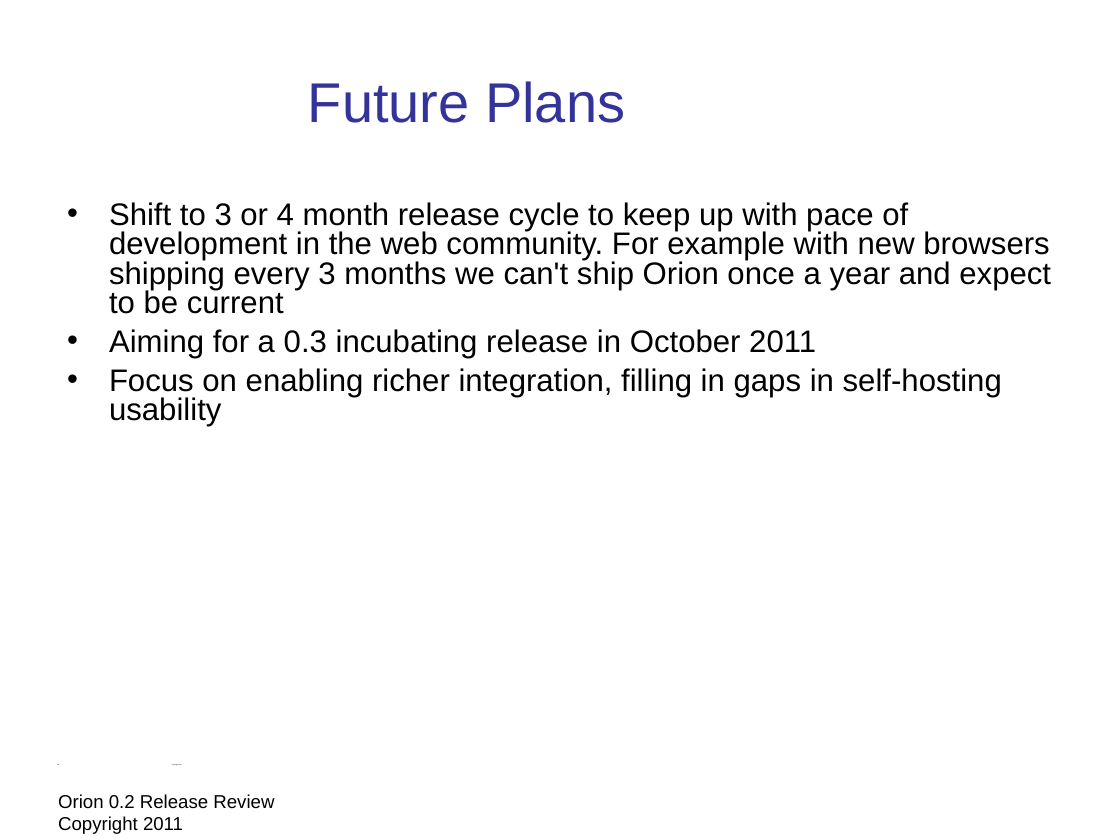
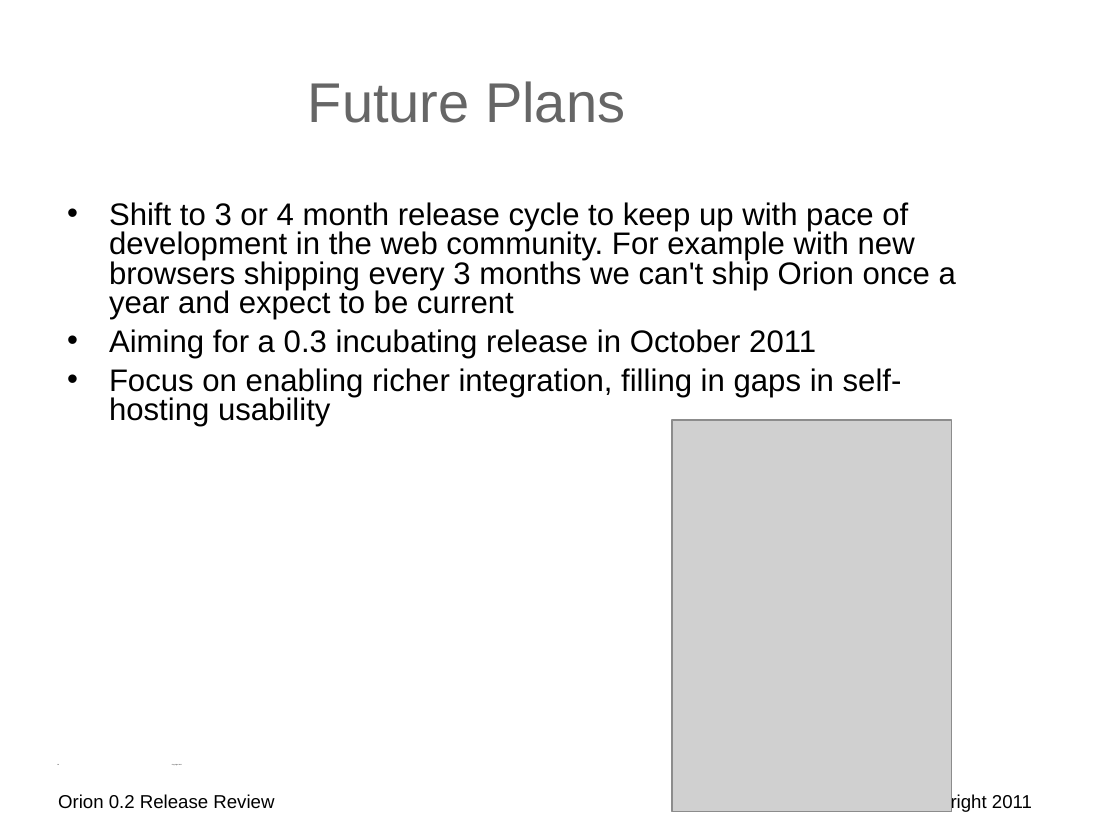
Before and after one commit to eclipse-platform/www.eclipse.org-eclipse-news, a slide deck: slide 18 of orion/reviews/orion-0-2-release-review.odp. Drawn at 1120x840 pixels with LibreOffice and Linux fonts; fonts in the diff are those of the drawing; grey boxes stand for pictures; background and template pictures are left out. Boxes give left, top, right and bottom in pixels: in the first picture for what was removed or moved away, otherwise in the second. Text is boxed around its words. In the diff, an @@ line names an element or a change of style, - is before the commit and + after.

```diff
--- a/orion/reviews/orion-0-2-release-review.odp
+++ b/orion/reviews/orion-0-2-release-review.odp
@@ title "Future Plans" at (x1=308, y1=81, x2=625, y2=123): text colour #333399 to #666666 @@
@@ text "Shift to 3 or 4 ..." rewrapped from (x1=109, y1=202, x2=1051, y2=427) to (x1=109, y1=202, x2=956, y2=427) @@
@@ picture added at (x1=672, y1=420, x2=952, y2=812) @@
@@ text at (x1=58, y1=794, x2=274, y2=809): text changed @@
-Orion 0.2 Release Review Copyright 2011
+Orion 0.2 Release Review
@@ text added at (x1=907, y1=793, x2=1032, y2=812), 12 pt, text #000000 @@
+Copyright 2011
```
Also in this commit, not shown: 17 other slides changed, 1 other file.
